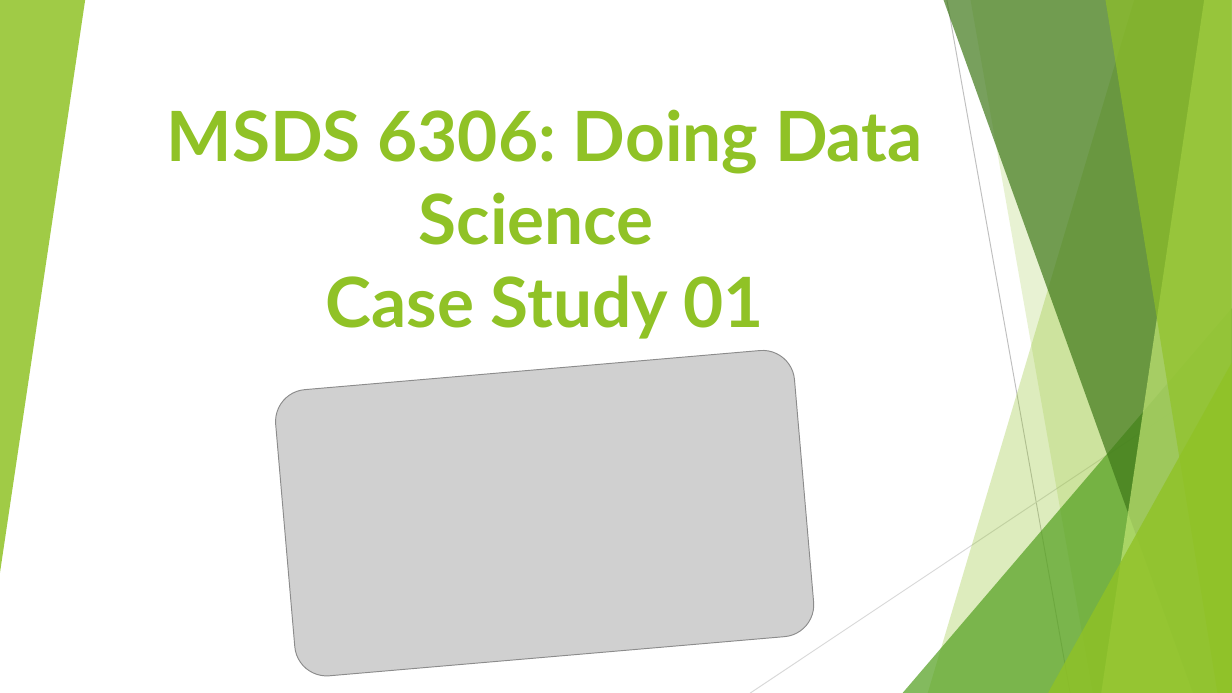
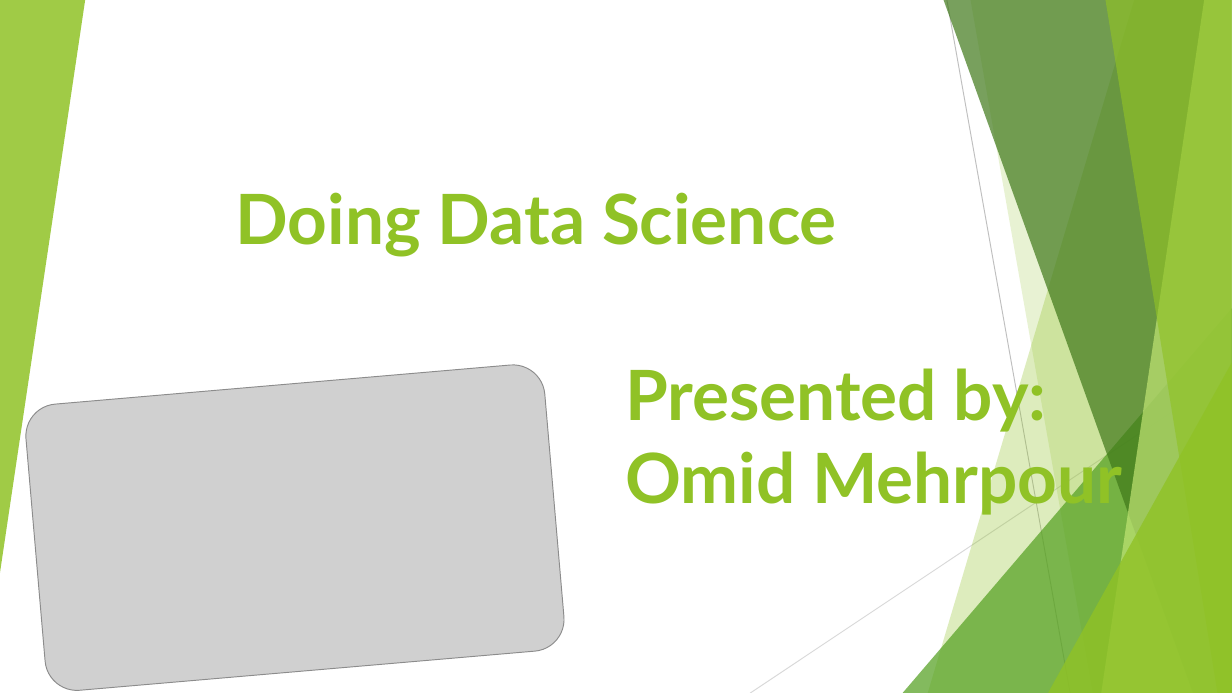
Before and after one commit to Omehrpour/R_proj_beer_market-, a slide deck: slide 1 of CaseStudy01.pptx. Drawn at 1232x693 pixels with LibreOffice and Linux fonts; fonts in the diff are those of the drawing; grey boxes stand for pictures. Boxes give left, top, right and bottom in pixels: in the first picture for what was removed or moved away, otherwise in the second. Text is boxed around its words. In the diff, an @@ line names an element or a change of style, - is before the commit and + after.

Commit message:
UpdatedCaseStudy01 ppt

```diff
--- a/CaseStudy01.pptx
+++ b/CaseStudy01.pptx
@@ title at (x1=236, y1=192, x2=837, y2=257): text changed @@
-MSDS 6306: Doing Data Science
-Case Study 01
+Doing Data Science
@@ picture moved from (x1=273, y1=348, x2=817, y2=679) to (x1=23, y1=363, x2=567, y2=693) @@
@@ text added at (x1=625, y1=360, x2=1122, y2=516), 54 pt, text #90C226, bold @@
+Presented by: Omid Mehrpour
```
Also in this commit, not shown: 2 other slides changed, 14 slides added, 1 slide removed.
